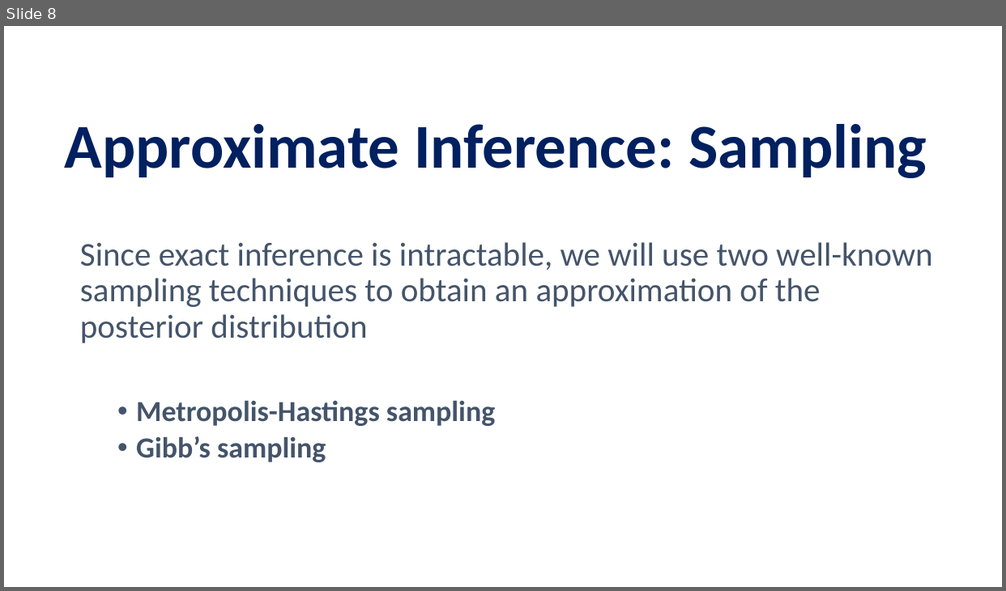
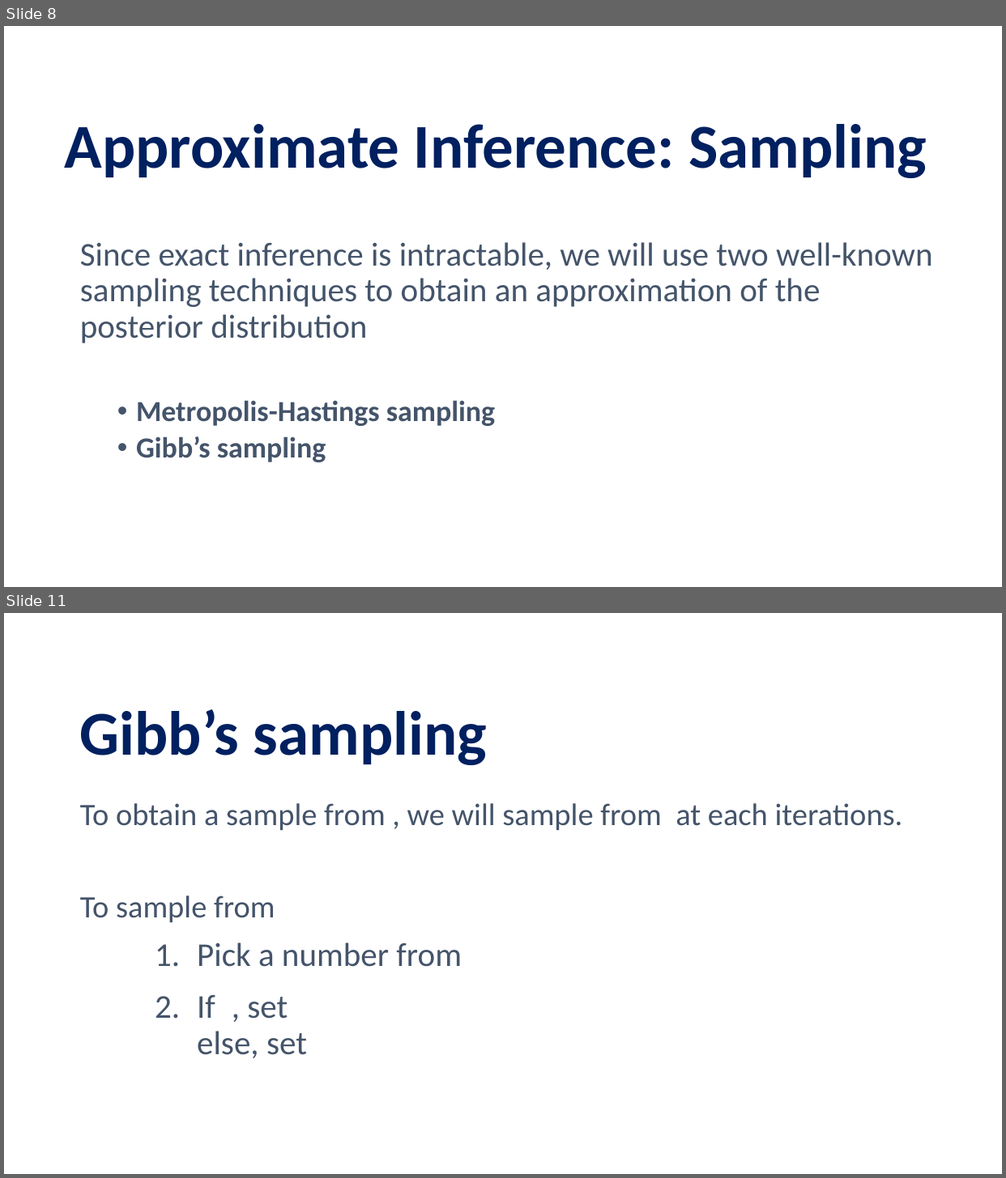
Before and after one commit to pettepiero/Ising-image-denoising, a slide deck: pml.pptm. Shown one above the other, each under a label of ours: slide 8 before the commit, slides 8 and 11 after it; the slides between them are not shown. The pictures are 1006x591 and 1006x1178 pixels, drawn with LibreOffice and Linux fonts; fonts in the diff are those of the drawing. Boxes give left, top, right and bottom in pixels: in the first picture for what was removed or moved away, otherwise in the second. Text is boxed around its words. In the diff, an @@ line names an element or a change of style, - is before the commit and + after.

```diff
--- a/pml.pptm
+++ b/pml.pptm
@@ slide 11 added at (x1=4, y1=613, x2=1002, y2=1174), background #FFFFFF @@
@@ title added at (x1=80, y1=709, x2=487, y2=765), 60 pt, text #002060, bold @@
+Gibb’s sampling
@@ text added at (x1=80, y1=803, x2=903, y2=1059), 30 pt, text #44546A @@
+To obtain a sample from , we will sample from at each iterations.
+To sample from
+    1. Pick a number from
+    2. If , set
+       else, set
```
Also in this commit, not shown: 5 other slides changed, 11 other slides added, 9 slides removed.
